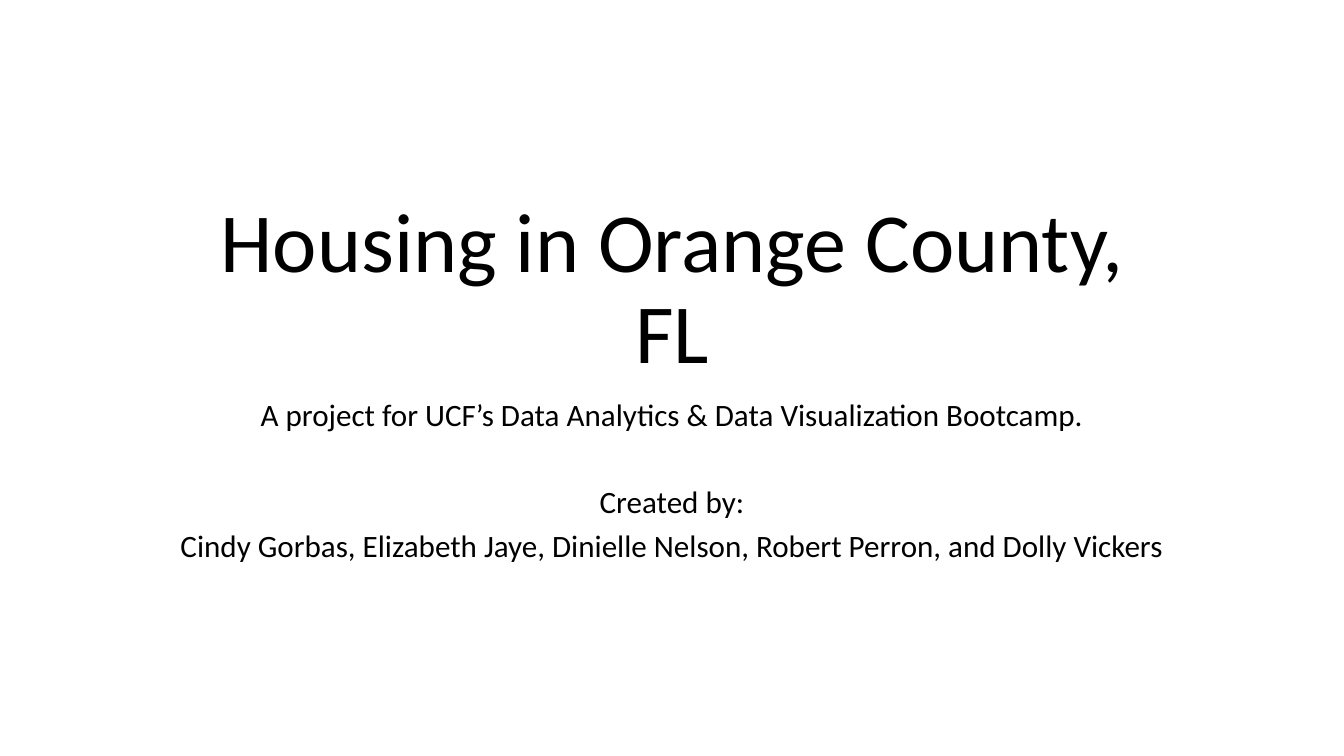
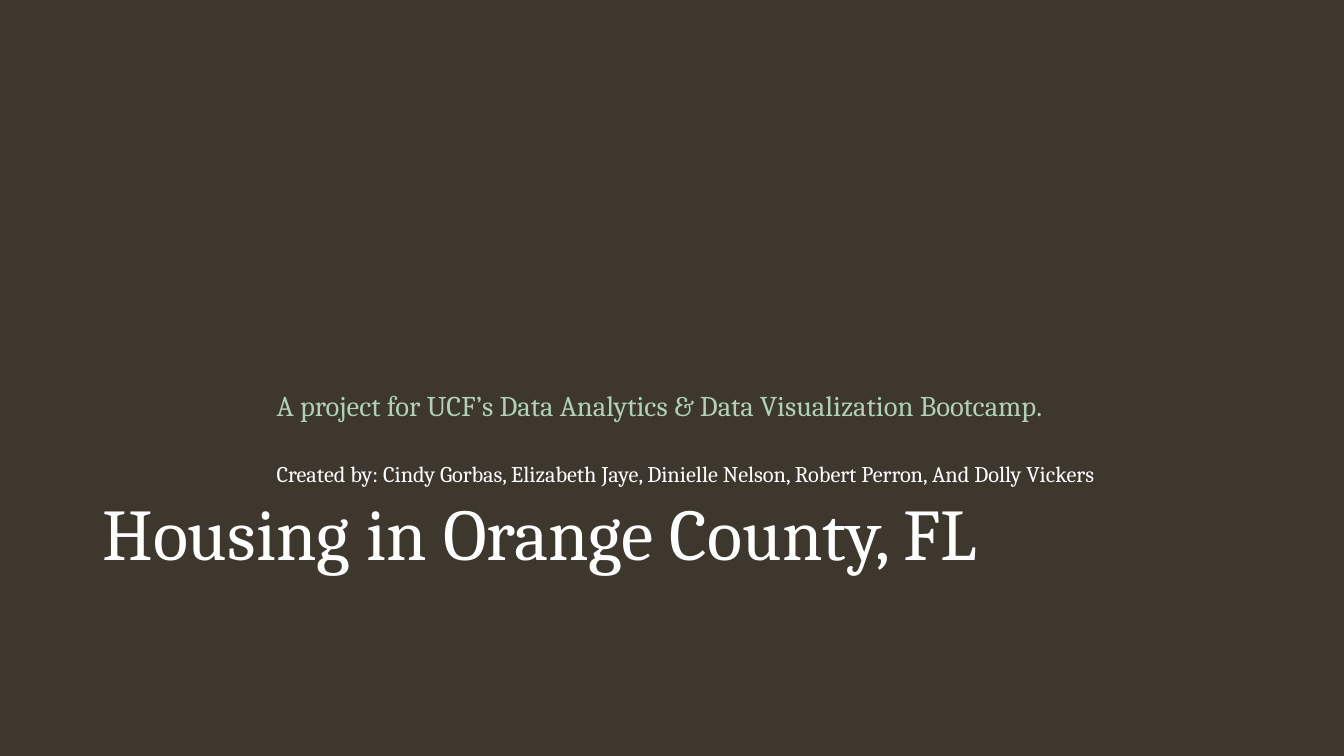
Before and after one commit to elizabethjaye/Project1-Repository, a slide deck: slide 1 of Housing in Orange County, FL.pptx. Drawn at 1344x756 pixels with LibreOffice and Linux fonts; fonts in the diff are those of the drawing; background and template pictures are left out. Boxes give left, top, right and bottom in pixels: in the first picture for what was removed or moved away, otherwise in the second. Text is boxed around its words. In the diff, an @@ line names an element or a change of style, - is before the commit and + after.

Commit message:
Updating for age buckets, new format for ppt

```diff
--- a/Housing in Orange County, FL.pptx
+++ b/Housing in Orange County, FL.pptx
@@ background #FFFFFF to picture (left out) @@
@@ subtitle "A project for UCF’s Data ..." moved from (x1=180, y1=404, x2=1163, y2=562) to (x1=277, y1=396, x2=1042, y2=422) @@
@@ subtitle "A project for UCF’s Data ..." at (x1=277, y1=396, x2=1042, y2=422): size 22.2 to 20.4 pt, font Calibri to Cambria, text colour #000000 to #B2D0B4; alignment centre to left; less space between paragraphs @@
@@ title "Housing in Orange County, FL" moved from (x1=221, y1=214, x2=1122, y2=363) to (x1=102, y1=511, x2=978, y2=576) @@
@@ title "Housing in Orange County, FL" at (x1=102, y1=511, x2=978, y2=576): size 60 to 52 pt, font Calibri to Cambria, text colour #000000 to #FFFFFF; alignment centre to left @@
@@ text added at (x1=277, y1=466, x2=1094, y2=487), 16 pt, text #FFFFFF @@
+Created by: Cindy Gorbas, Elizabeth Jaye, Dinielle Nelson, Robert Perron, And Dolly Vickers
@@ subtitle at (x1=180, y1=491, x2=1163, y2=562): paragraphs removed @@
-Created by:
-Cindy Gorbas, Elizabeth Jaye, Dinielle Nelson, Robert Perron, and Dolly Vickers
```
Also in this commit, not shown: 8 other slides changed, 1 other file.
